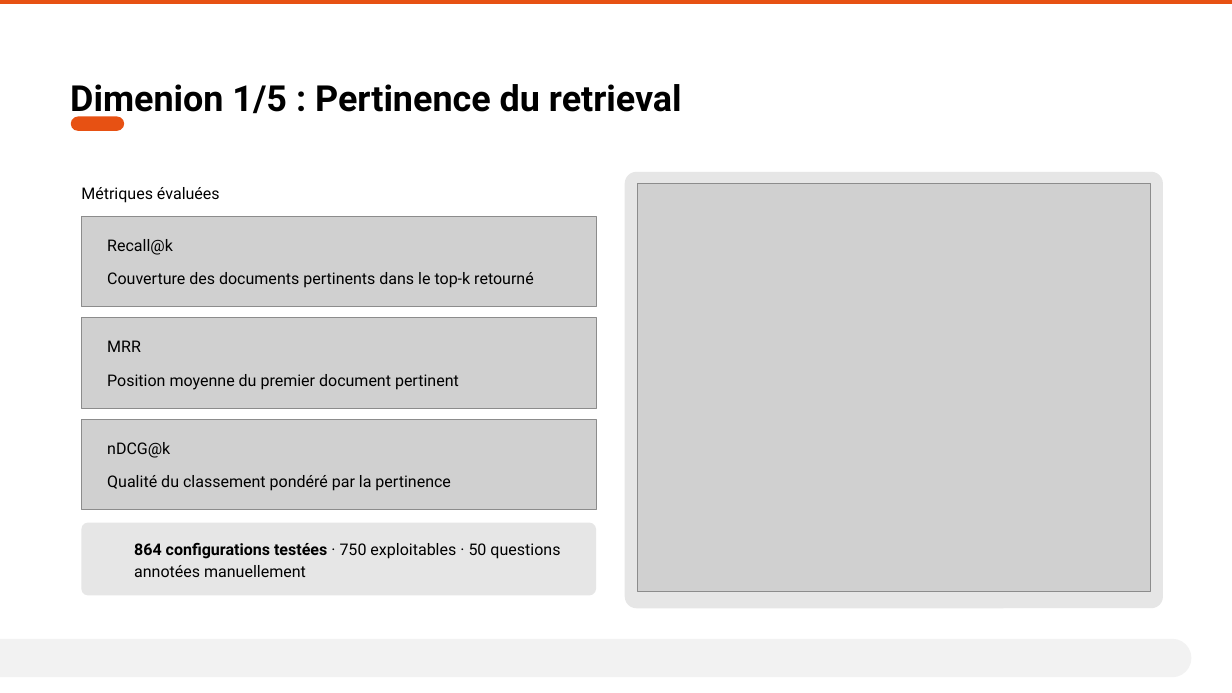
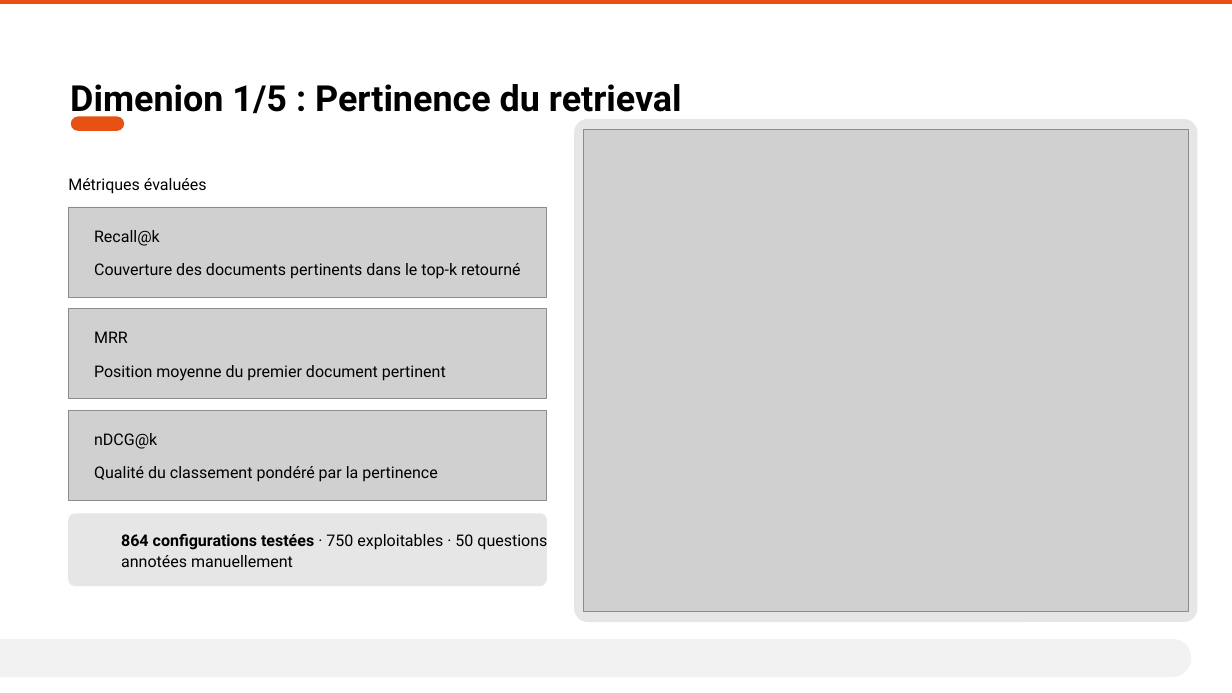
Before and after one commit to AurelienLELEU/memoire, a slide deck: slide 6 of Évaluer la cohérence et la fiabilité d'un système RAG en contexte industriel critique.pptx. Drawn at 1232x693 pixels with LibreOffice and Linux fonts; fonts in the diff are those of the drawing; grey boxes stand for pictures; background and template pictures are left out. Boxes give left, top, right and bottom in pixels: in the first picture for what was removed or moved away, otherwise in the second. Text is boxed around its words. In the diff, an @@ line names an element or a change of style, - is before the commit and + after.

```diff
--- a/Évaluer la cohérence et la fiabilité d'un système RAG en contexte industriel critique.pptx
+++ b/Évaluer la cohérence et la fiabilité d'un système RAG en contexte industriel critique.pptx
@@ rounded rectangle: place and size @@
-rounded rectangle at (625,172,1163,608)
+rounded rectangle at (574,119,1198,622)
@@ picture: place and size @@
-picture at (638,183,1151,592)
+picture at (583,129,1189,612)
@@ picture: place and size @@
-picture at (81,216,596,307)
+picture at (68,207,547,298)
@@ picture: place and size @@
-picture at (81,318,596,409)
+picture at (68,309,547,399)
@@ picture: place and size @@
-picture at (81,420,596,510)
+picture at (68,410,547,501)
@@ 8 texts: place and size @@
-8 texts at (81,187,560,577)
+8 texts at (68,178,547,567)
@@ rounded rectangle: place and size @@
-rounded rectangle at (81,523,596,596)
+rounded rectangle at (68,514,547,587)
```
Also in this commit, not shown: 8 other slides changed.
